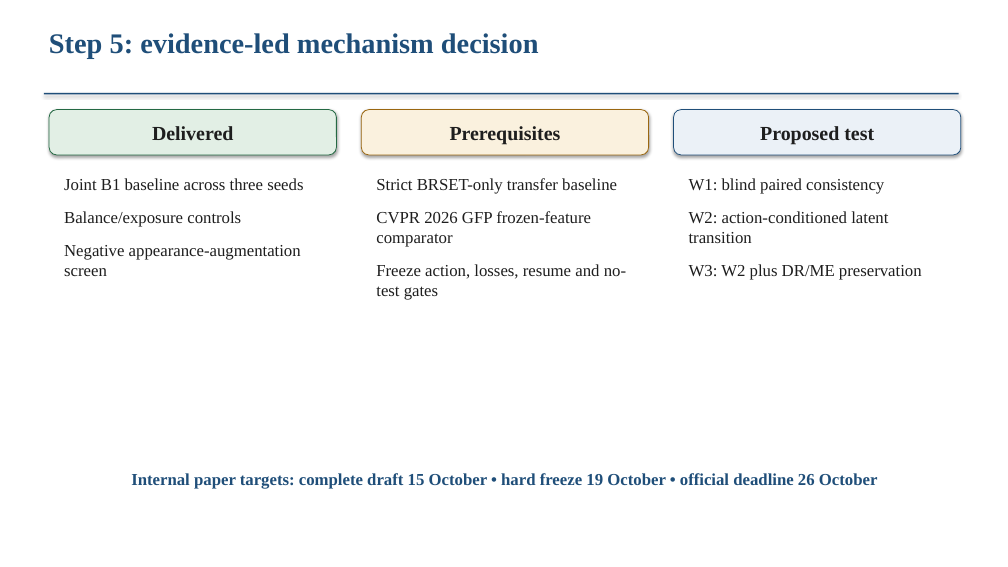
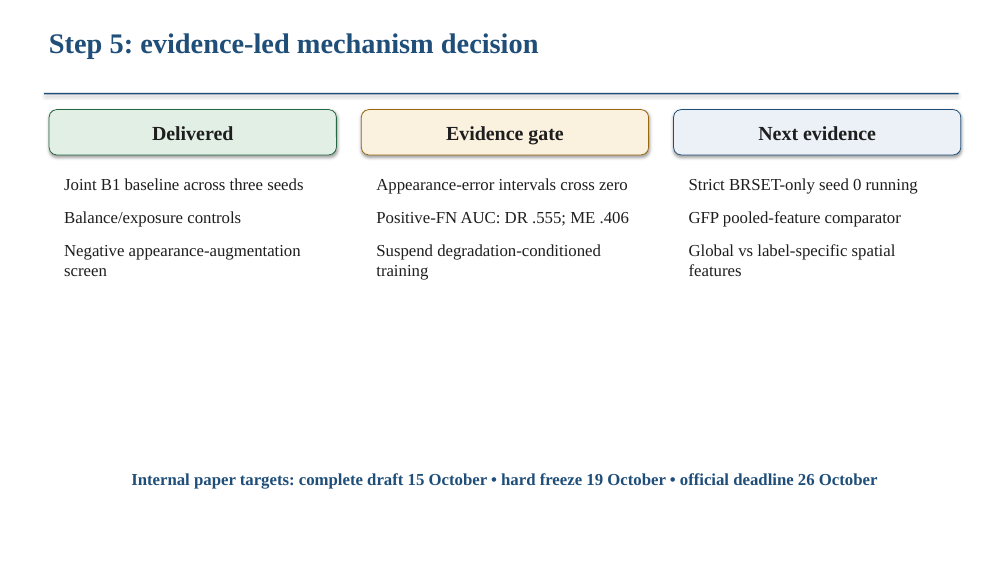
Before and after one commit to Sahith59/brset-convnextv2, a slide deck: slide 9 of research/codex/reports/BRSET_mBRSET_Research_Update.pptx. Drawn at 1008x567 pixels with LibreOffice and Linux fonts; fonts in the diff are those of the drawing. Boxes give left, top, right and bottom in pixels: in the first picture for what was removed or moved away, otherwise in the second. Text is boxed around its words. In the diff, an @@ line names an element or a change of style, - is before the commit and + after.

Commit message:
Launch strict source-only Step 5 baseline

```diff
--- a/research/codex/reports/BRSET_mBRSET_Research_Update.pptx
+++ b/research/codex/reports/BRSET_mBRSET_Research_Update.pptx
@@ text in rounded rectangle at [446,126,563,144]: text changed @@
-Prerequisites
+Evidence gate
@@ text in rounded rectangle at [758,126,876,140]: text changed @@
-Proposed test
+Next evidence
@@ text at [376,178,629,280]: text changed @@
-Strict BRSET-only transfer baseline
-CVPR 2026 GFP frozen-feature comparator
-Freeze action, losses, resume and no-test gates
+Appearance-error intervals cross zero
+Positive-FN AUC: DR .555; ME .406
+Suspend degradation-conditioned training
@@ text at [689,178,918,276]: text changed @@
-W1: blind paired consistency
-W2: action-conditioned latent transition
-W3: W2 plus DR/ME preservation
+Strict BRSET-only seed 0 running
+GFP pooled-feature comparator
+Global vs label-specific spatial features
```
Also in this commit, not shown: 1 other slide changed, 29 other files.
